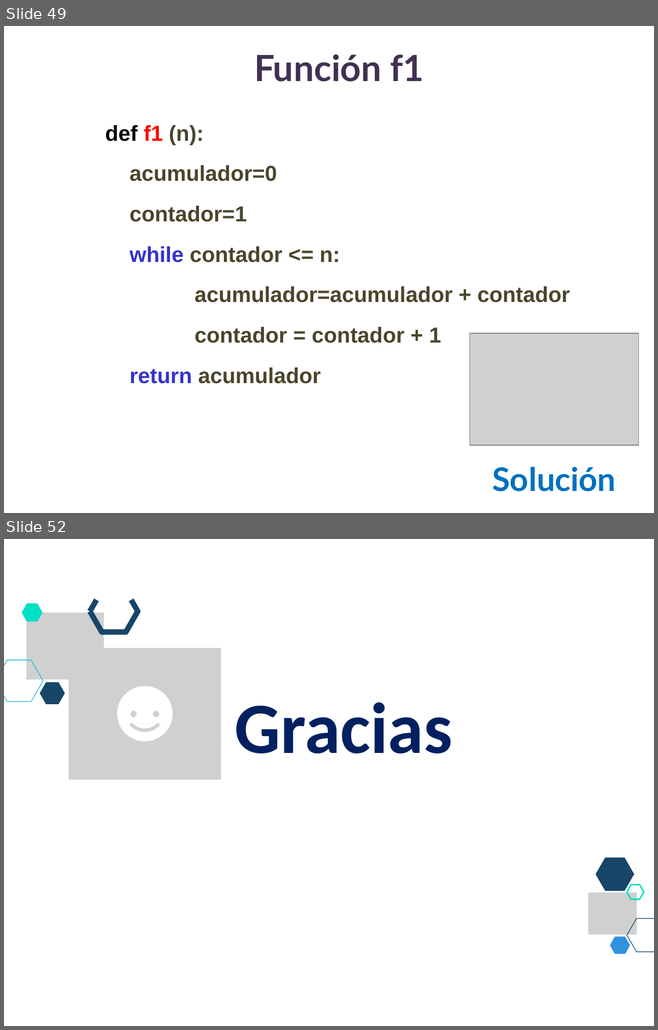
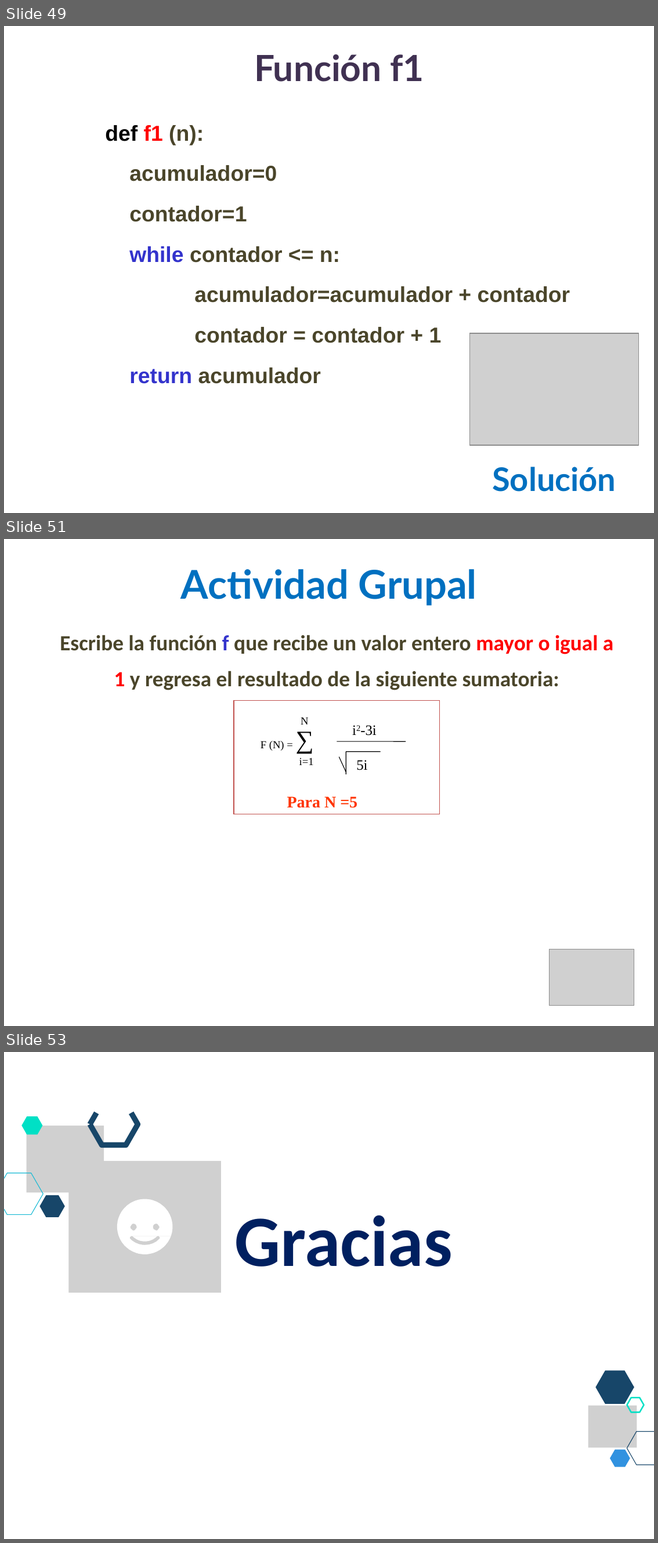
Before and after one commit to lizetheP/PensamientoC, a slide deck: CalendarioAgo20/presentaciones/7_While.pptx. Shown one above the other, each under a label of ours: slides 49 and 52 before the commit, slides 49, 51 and 53 after it; the slides between them are not shown. The pictures are 658x1030 and 658x1543 pixels, drawn with LibreOffice and Linux fonts; fonts in the diff are those of the drawing; grey boxes stand for pictures. Boxes give left, top, right and bottom in pixels: in the first picture for what was removed or moved away, otherwise in the second. Text is boxed around its words. In the diff, an @@ line names an element or a change of style, - is before the commit and + after.

```diff
--- a/CalendarioAgo20/presentaciones/7_While.pptx
+++ b/CalendarioAgo20/presentaciones/7_While.pptx
@@ slide 51 added at (x1=4, y1=539, x2=654, y2=1026), background #FFFFFF @@
@@ text added at (x1=181, y1=569, x2=477, y2=606), 44 pt, text #0070C0, bold @@
+Actividad Grupal
@@ text added at (x1=60, y1=635, x2=613, y2=690), 24 pt, text #4A452A, bold @@
+Escribe la función f que recibe un valor entero mayor o igual a 1 y regresa el resultado de la siguiente sumatoria:
@@ rectangle added at (x1=234, y1=701, x2=440, y2=815), outline #C0504D 0.75 pt @@
@@ group added at (x1=260, y1=717, x2=405, y2=774): 5 texts, 4 lines @@
+F (N) = ∑
+i2-3i
+5i
+i=1
+N
@@ text added at (x1=287, y1=797, x2=357, y2=808), 18 pt, text #FF3300, bold @@
+Para N =5
@@ picture added at (x1=549, y1=950, x2=634, y2=1006) @@
@@ what was slide 52 is now slide 53 @@
```
Also in this commit, not shown: 3 slides changed, 1 other slide added, 1 slide removed, 7 other files.
